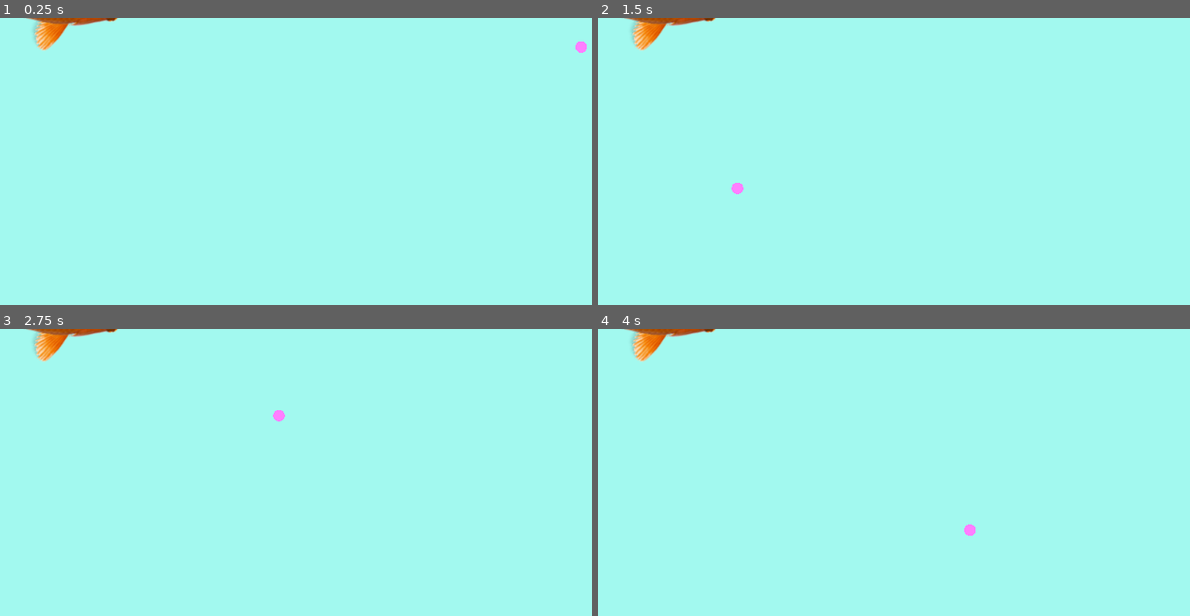
Above: before the commit, frames 1-4 (two rows, left to right).
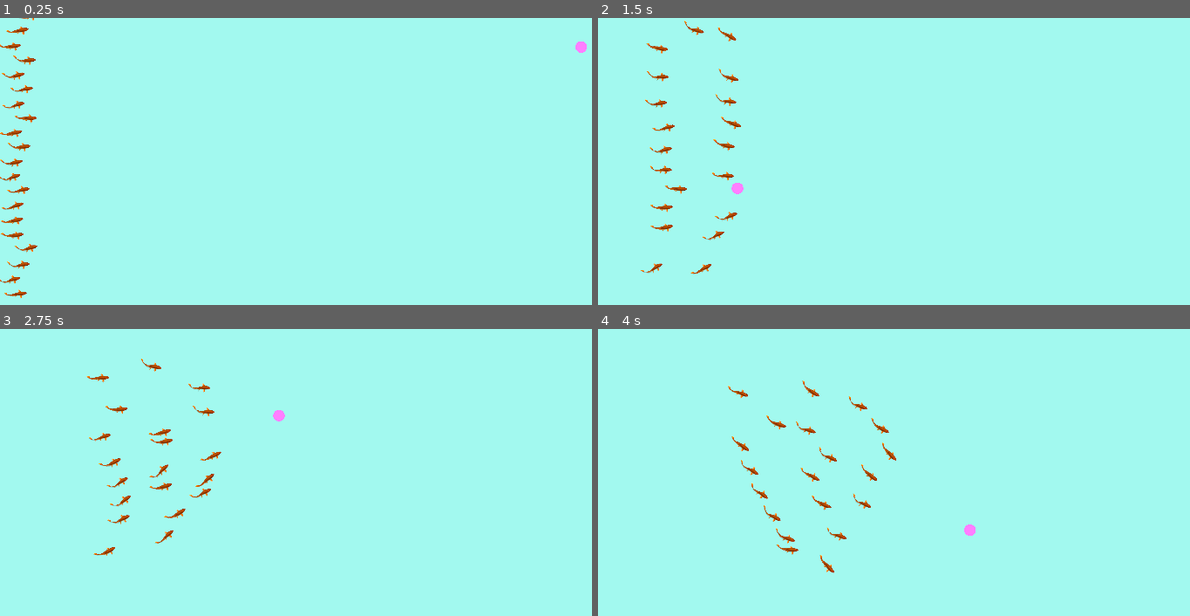
Above: after the commit, the same moments.

Repository: Epplee-Games/fishies
Game: Godot game, scene res://main.tscn
Two runs of this game, one before a commit and one after it. Both use one fixed random seed, a clock stepped at 60 frames per second and the inputs below.
Inputs (mouse positions are in pixels of both pictures, inside the frame that each line leads up to):
- Up to frame 1 (0.25 s): no input
- Up to frame 2 (1.5 s): move the mouse to (1101, 227) at 0.52 s; click (1101, 227) at 0.67 s; move the mouse to (805, 273) at 1.27 s; click (805, 273) at 1.42 s
- Up to frame 3 (2.75 s): move the mouse to (420, 458) at 2.02 s; click (420, 458) at 2.17 s
- Up to frame 4 (4 s): move the mouse to (outside the picture) at 2.77 s; click (outside the picture) at 2.92 s; move the mouse to (outside the picture) at 3.52 s; click (outside the picture) at 3.67 s

The runs differ from the first frame. In frame 1, 1.5% of the frame differs, in the area x 0-20%, y 0-98%; in frame 2, 1.5%; in frame 3, 1.5%; in frame 4, 1.5%, in the area x 4-51%, y 0-86%.

Commit message:
fix fish shader

Diff:
--- a/fish_mesh.tres
+++ b/fish_mesh.tres
@@ -1,9 +1,4 @@
-[gd_resource type="ArrayMesh" load_steps=3 format=2]
-
-[ext_resource path="res://fishie.shader" type="Shader" id=1]
-
-[sub_resource type="ShaderMaterial" id=1]
-shader = ExtResource( 1 )
+[gd_resource type="ArrayMesh" format=2]
 
 [resource]
 surfaces/0 = {
@@ -13,7 +8,6 @@
 "blend_shape_data": [  ],
 "format": 262417,
 "index_count": 78,
-"material": SubResource( 1 ),
 "name": "test",
 "primitive": 4,
 "skeleton_aabb": [  ],
--- a/fishie.gd
+++ b/fishie.gd
@@ -27,7 +27,7 @@
 		var steering = alignment_force + seperation_force + coherence_force
 
 		fish.velocity = (fish.velocity + steering).clamped(fish.max_speed)
-		multimesh.set_instance_custom_data(i, Color(fish.velocity.length(), 0.0, 0.0, 0.0))
+		multimesh.set_instance_custom_data(i, Color(fish.velocity.length(), i, 0.0, 0.0))
 
 		var new_transform = Transform2D().rotated(fish.velocity.angle())
 		new_transform.origin = Transform2D.IDENTITY.translated(fish.transform.get_origin() + fish.velocity).get_origin()
--- a/fishie.shader
+++ b/fishie.shader
@@ -1,34 +1,39 @@
 shader_type canvas_item;
 
-// uniform float amount;
-// uniform vec2 mesh_size;
+uniform float amount;
+uniform vec2 mesh_size;
 
-// void vertex() {
-// 	float speed = INSTANCE_CUSTOM.x;
+void vertex() {
+	float speed = INSTANCE_CUSTOM.x;
+	// float speed = 1.0;
 
-// 	// downscale the given mesh as it's very big.
-// 	VERTEX *= 0.1;
+	// downscale the given mesh as it's very big.
+	VERTEX *= 0.1;
 
-// 	vec2 scaled_size = mesh_size * 0.1;
+	vec2 scaled_size = mesh_size * 0.1;
+	float head_nearness = (VERTEX.x + scaled_size.x / 2.0) / scaled_size.x;
+	float mask = smoothstep(0.0, 1.0, 1.0 - head_nearness);
 
-// 	// move the whole fish side-to-side.
-// 	VERTEX.y += cos(TIME * speed * 4.0) * 5.0 * amount;
+	// move the whole fish side-to-side.
+	VERTEX.y += cos(TIME * speed * 4.0) * 2.0 * amount;
 
-// 	// rotate the fish around it's center a little bit.
-// 	float pivot_angle = cos(TIME * speed * 4.0) * 0.1;
-// 	mat2 rotation_matrix = mat2(vec2(cos(pivot_angle), -sin(pivot_angle)), vec2(sin(pivot_angle), cos(pivot_angle)));
+	// rotate the fish around it's center a little bit.
+	float pivot_angle = cos(TIME * speed * 4.0) * -0.1;
+	mat2 rotation_matrix = mat2(vec2(cos(pivot_angle), -sin(pivot_angle)), vec2(sin(pivot_angle), cos(pivot_angle)));
 
-// 	// Set the position to rotate around slightly right of the center of the mesh.
-// 	vec2 centered_position = VERTEX - vec2(scaled_size.x * 0.2, scaled_size.y * 0.5);
+	// Set the position to rotate around slightly right of the center of the mesh.
+	vec2 centered_position = VERTEX - vec2(scaled_size.x * 0.2, scaled_size.y * 0.5);
 
-// 	VERTEX.xy = centered_position * rotation_matrix;
+	VERTEX.xy = centered_position * rotation_matrix;
 
-// 	float head_nearness = VERTEX.x / scaled_size.x;
-// 	VERTEX.y += cos(TIME * speed * 4.0 + head_nearness) * amount * 5.0;
-// }
+	VERTEX.y += cos(INSTANCE_CUSTOM.y + TIME * speed * 4.0 + head_nearness) * amount * mask * 3.0;
+
+	// for debugging
+	// COLOR = vec4(mask, mask, mask, 1.0);
+}
 
 void fragment() {
-	// vec4 texture_color = texture(TEXTURE, UV);
-	vec4 texture_color = vec4(0.0, 0.0, 0.0, 1.0);
-	COLOR = texture_color;
+	// for debugging
+	// vec4 black = vec4(0.0, 0.0, 0.0, 1.0);
+	// COLOR = black;
 }
--- a/main.tscn
+++ b/main.tscn
@@ -1,10 +1,15 @@
-[gd_scene load_steps=9 format=2]
+[gd_scene load_steps=8 format=2]
 
 [ext_resource path="res://fish.png" type="Texture" id=1]
 [ext_resource path="res://fishie.gd" type="Script" id=2]
 [ext_resource path="res://main.gd" type="Script" id=3]
 [ext_resource path="res://fishie.shader" type="Shader" id=4]
 [ext_resource path="res://fish_mesh.tres" type="ArrayMesh" id=5]
+
+[sub_resource type="ShaderMaterial" id=2]
+shader = ExtResource( 4 )
+shader_param/amount = 1.0
+shader_param/mesh_size = Vector2( 100, 60 )
 
 [sub_resource type="MultiMesh" id=1]
 custom_data_format = 2
@@ -13,30 +18,13 @@
 transform_2d_array = PoolVector2Array( 1, 0, 0, 1, 0, 0, 1, 0, 0, 1, 0, 0, 1, 0, 0, 1, 0, 0, 1, 0, 0, 1, 0, 0, 1, 0, 0, …(280 unchanged characters)…
 custom_data_array = PoolColorArray( 0, 0, 0, 0, 0, 0, 0, 0, 0, 0, 0, 0, 0, 0, 0, 0, 0, 0, 0, 0, 0, 0, 0, 0, 0, 0, 0, 0, 0, 0, 0, 0, 0, 0, 0, 0, 0, 0, 0, 0, 0, 0, 0, 0, 0, 0, 0, 0, 0, 0, 0, 0, 0, 0, 0, 0, 0, 0, 0, 0, 0, 0, 0, 0, 0, 0, 0, 0, 0, 0, 0, 0, 0, 0, 0, 0, 0, 0, 0, 0 )
 
-[sub_resource type="ShaderMaterial" id=2]
-shader = ExtResource( 4 )
-
-[sub_resource type="QuadMesh" id=3]
-material = SubResource( 2 )
-size = Vector2( 500, 500 )
-
 [node name="Node2D" type="Node2D"]
 script = ExtResource( 3 )
 
 [node name="School" type="MultiMeshInstance2D" parent="."]
-visible = false
+material = SubResource( 2 )
 z_index = 2
 z_as_relative = false
 multimesh = SubResource( 1 )
 texture = ExtResource( 1 )
 script = ExtResource( 2 )
-
-[node name="MeshInstance2D" type="MeshInstance2D" parent="."]
-visible = false
-position = Vector2( 468.067, 181.839 )
-mesh = ExtResource( 5 )
-texture = ExtResource( 1 )
-
-[node name="MeshInstance2D2" type="MeshInstance2D" parent="."]
-mesh = SubResource( 3 )
-texture = ExtResource( 1 )
